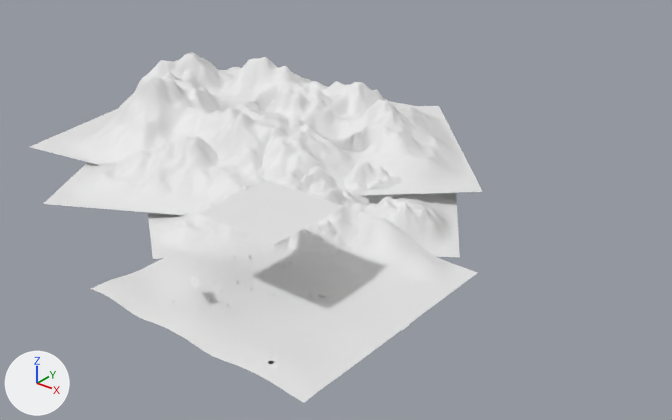
The Blender file 04-Shots/mm-desert_shot2.blend: old version first, new version second.
Both versions are drawn from a camera (50 mm lens) standing at (322.0, -354.0, 277.0) and looking at (-105.0, 181.0, -54.0). Arrows for +X, +Y and +Z are at lower left; the lights stay in place. Materials are left out; every surface is plain grey.

Objects in the first picture: 'Plane', 'Plane.001', 'Plane.003', 'mountain', 'newmountain', 'newmountain.001', 'newmountain.002', 'newmountain.003', 'newmountain.004'.
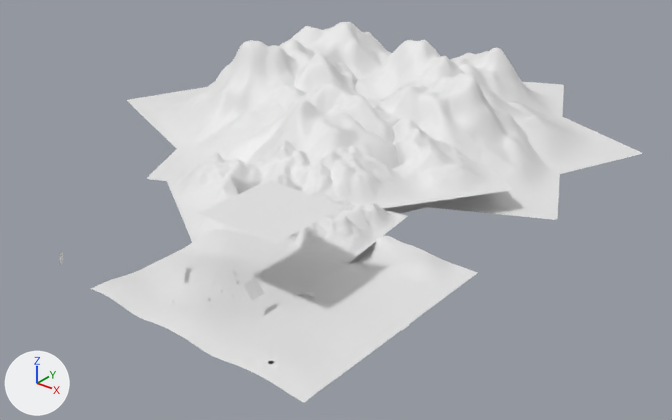
Patch to the scene script:
```diff
--- a/04-Shots/mm-desert_shot2.blend.py
+++ b/04-Shots/mm-desert_shot2.blend.py
@@ me_plane @@
 # used by ob_plane; location = (0.0, 0.0, 0.0); scale = (80.4, 80.4, 80.4)
-me_plane.from_pydata(...)  # 4578 vertices, 4413 faces; spans x -0.95..1.05, y -1.01..1.03, z -0.24..0.21
+me_plane.from_pydata(...)  # 4587 vertices, 4419 faces; spans x -0.95..1.05, y -1.01..1.03, z -0.13..0.17
+# me_plane part 1: 1014 vertices moved from x -0.95..0.64, y -0.16..1.03, z -0.24..0.2 to x -0.95..0.64, y -0.16..1.03, z -0.1..0.17; 96 vertices removed from x -0.48..0.29, y 0.6..1.01, z -0.1..0.21; 96 vertices added at x -0.48..0.29, y 0.61..1.01, z -0.08..0.09
@@ col_newmountain @@
 col_newmountain = bpy.data.collections.new('newmountain')
-col_newmountain.objects.link(ob_plane_005)
 col_newmountain.objects.link(ob_plane_006)
-col_newmountain.objects.link(ob_landscape_001)
+col_newmountain.objects.link(ob_plane_008)
+col_newmountain.objects.link(ob_landscape)
@@ ob_mountain @@
-ob_mountain = bpy.data.objects.new('mountain', None)
@@ ob_newmountain_004 @@
 ob_newmountain_004 = bpy.data.objects.new('newmountain.004', None)
-ob_newmountain_004.location = (-173.3, 83.7, -4.9)
-ob_newmountain_004.rotation_euler = (0.0, 0.0, -10.5)  # degrees (0, 0, 118)
-ob_newmountain_004.scale = (56.5, 56.5, 56.5)
+ob_newmountain_004.location = (-128.6, 299.0, -29.0)
+ob_newmountain_004.rotation_euler = (0.0, 0.0, 0.444)  # degrees (0, 0, 25)
+ob_newmountain_004.scale = (103.0, 103.0, 103.0)
 ob_newmountain_004.show_instancer_for_render = False
@@ ob_newmountain_003 @@
 ob_newmountain_003 = bpy.data.objects.new('newmountain.003', None)
-ob_newmountain_003.location = (-82.9, 155.1, 0.0)
-ob_newmountain_003.rotation_euler = (0.0, 0.0, -8.678)  # degrees (0, 0, 223)
-ob_newmountain_003.scale = (58.9, 58.9, 58.9)
+ob_newmountain_003.location = (-52.1, 160.3, -4.7)
+ob_newmountain_003.rotation_euler = (0.0, 0.0, -2.156)  # degrees (0, 0, -124)
+ob_newmountain_003.scale = (50.8, 50.8, 50.8)
 ob_newmountain_003.show_instancer_for_render = False
@@ ob_newmountain_002 @@
 ob_newmountain_002 = bpy.data.objects.new('newmountain.002', None)
-ob_newmountain_002.location = (-101.2, 53.4, -7.3)
-ob_newmountain_002.rotation_euler = (0.0, 0.0, -10.09)  # degrees (0, 0, 142)
-ob_newmountain_002.scale = (42.0, 42.0, 42.0)
+ob_newmountain_002.location = (-94.4, 74.6, -6.9)
+ob_newmountain_002.rotation_euler = (0.0, 0.0, -3.715)  # degrees (0, 0, -213)
+ob_newmountain_002.scale = (42.5, 42.5, 42.5)
 ob_newmountain_002.show_instancer_for_render = False
@@ ob_newmountain_001 @@
 ob_newmountain_001 = bpy.data.objects.new('newmountain.001', None)
-ob_newmountain_001.location = (-11.3, 110.0, -7.3)
-ob_newmountain_001.rotation_euler = (0.0, 0.0, -7.273)  # degrees (0, 0, 303)
-ob_newmountain_001.scale = (42.0, 42.0, 42.0)
+ob_newmountain_001.location = (-120.3, 246.0, -30.3)
+ob_newmountain_001.rotation_euler = (0.0, 0.0, -1.967)  # degrees (0, 0, -113)
+ob_newmountain_001.scale = (111.0, 111.0, 111.0)
 ob_newmountain_001.show_instancer_for_render = False
@@ ob_newmountain @@
 ob_newmountain = bpy.data.objects.new('newmountain', None)
-ob_newmountain.location = (-31.2, 66.1, -3.0)
-ob_newmountain.rotation_euler = (0.0, 0.0, -5.943)  # degrees (0, 0, -341)
-ob_newmountain.scale = (22.0, 22.0, 22.0)
+ob_newmountain.location = (-23.2, 79.8, -3.4)
+ob_newmountain.rotation_euler = (0.0, 0.0, 0.114)  # degrees (0, 0, 6.5)
+ob_newmountain.scale = (25.6, 25.6, 25.6)
 ob_newmountain.show_instancer_for_render = False
@@ ob_plane_005 @@
-ob_plane_005 = bpy.data.objects.new('Plane.005', me_plane_006)
@@ ob_plane_006 @@
 ob_plane_006 = bpy.data.objects.new('Plane.006', me_plane_008)
-ob_plane_006.location = (-0.56, -1.263, 0.306)
-ob_plane_006.rotation_euler = (1.571, 0.0, -0.0993)  # degrees (90, 0, -5.7)
-ob_plane_006.scale = (0.113, 0.164, 0.186)
+ob_plane_006.location = (-0.334, -1.286, 0.306)
+ob_plane_006.rotation_euler = (1.571, 0.0, 3.112)  # degrees (90, 0, 178)
+ob_plane_006.scale = (0.113, 0.164, 0.185)
@@ ob_landscape_001 @@
-ob_landscape_001 = bpy.data.objects.new('Landscape.001', me_landscape_001)
@@ ob_plane_008 @@
+ob_plane_008 = bpy.data.objects.new('Plane.008', me_plane_008)
+ob_plane_008.location = (-0.56, -1.263, 0.306)
+ob_plane_008.rotation_euler = (1.571, 0.0, -0.0993)  # degrees (90, 0, -5.7)
+ob_plane_008.scale = (0.113, 0.164, 0.186)
```

Boxes [x1, y1, x2, y2] around the edits, measured in the pictures (672 x 420 px; the box of a moved part takes in the faces that stretch with it):
'Plane', reshaped
    before: [91, 212, 478, 403]
    after: [91, 209, 478, 403]
'newmountain.001', reshaped, moved, turned, rescaled
    before: [301, 162, 460, 257]
    after: [127, 22, 642, 214]
'newmountain.004', reshaped, moved, turned, rescaled
    before: [44, 100, 265, 215]
    after: [147, 48, 564, 220]
'newmountain.003', reshaped, moved, turned, rescaled
    before: [262, 81, 482, 196]
    after: [320, 104, 514, 209]
'mountain', deleted
    before: [30, 52, 413, 165]
'newmountain.002', reshaped, moved, turned, rescaled
    before: [148, 167, 303, 259]
    after: [164, 140, 352, 242]
'newmountain', reshaped, moved, turned, rescaled
    before: [260, 218, 350, 256]
    after: [292, 202, 408, 263]
'Plane.005', now drawn
    after: [244, 278, 264, 301]
part 1 of me_plane, moved or reshaped
    before: [180, 212, 432, 282]
    after: [179, 209, 432, 281]
